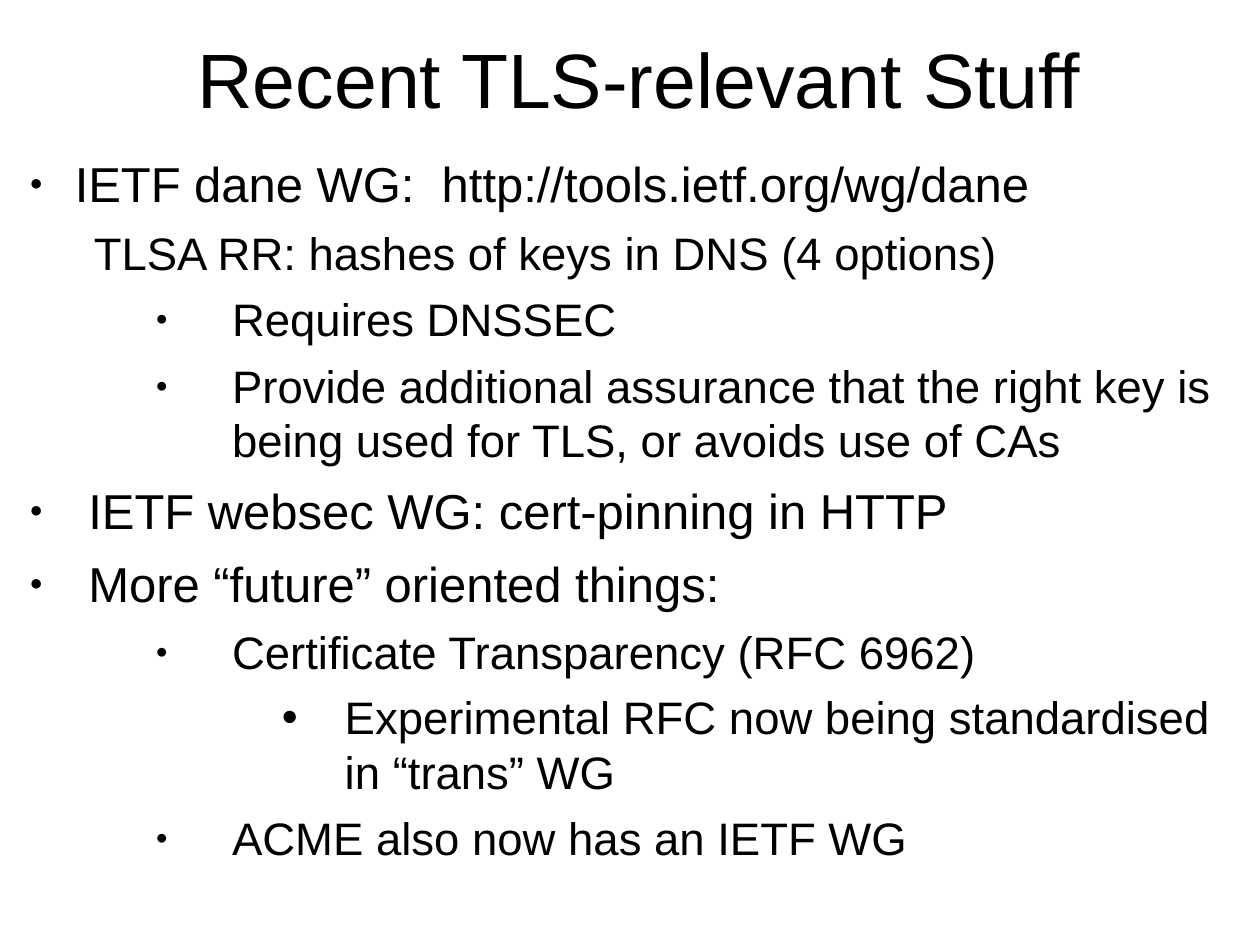
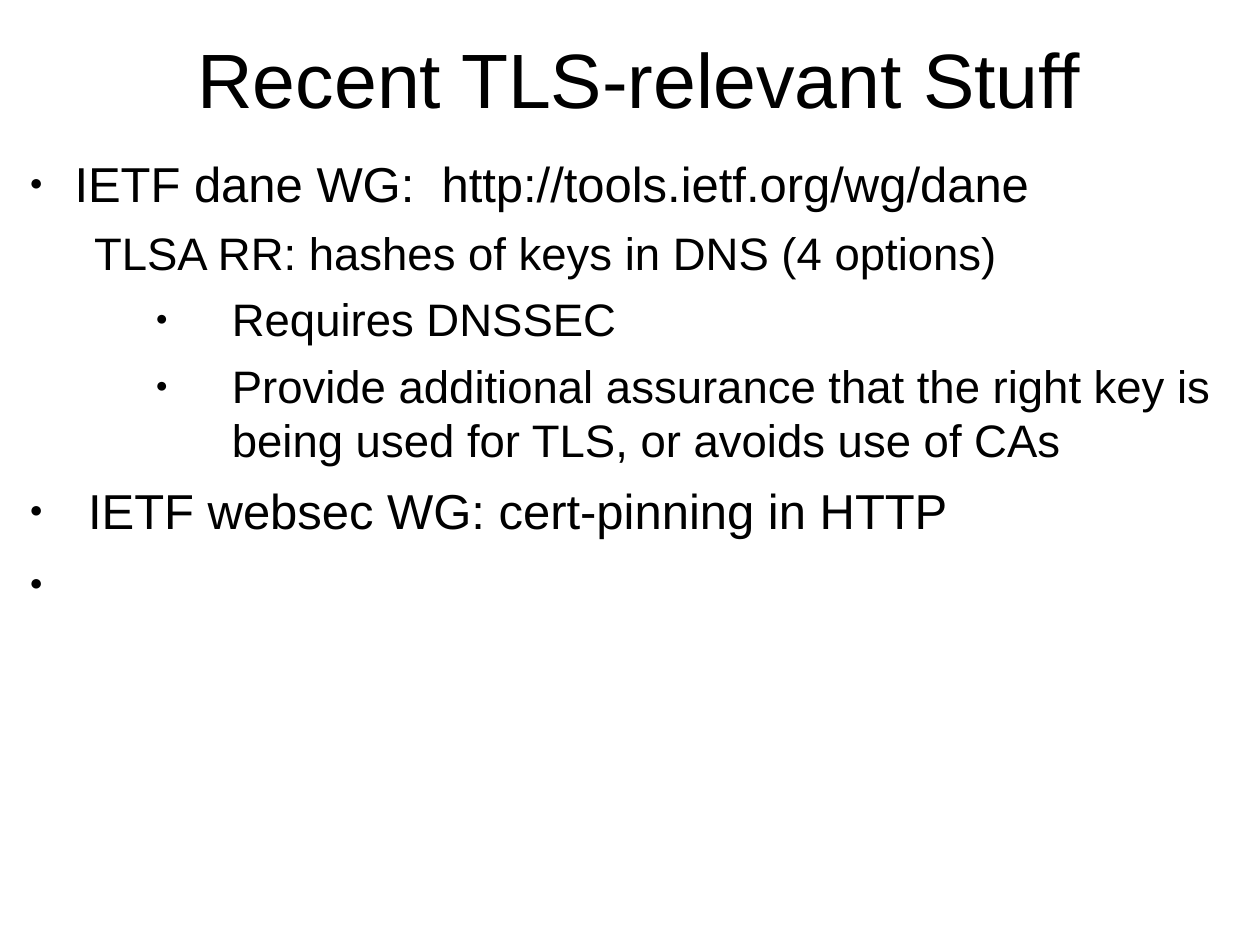
Before and after one commit to sftcd/cs7053, a slide deck: slide 67 of 2016lectures/06-protocols.ppt (slide 65 before the commit). Drawn at 1260x945 pixels with LibreOffice and Linux fonts; fonts in the diff are those of the drawing. Boxes give left, top, right and bottom in pixels: in the first picture for what was removed or moved away, otherwise in the second. Text is boxed around its words. In the diff, an @@ line names an element or a change of style, - is before the commit and + after.

```diff
--- a/2016lectures/06-protocols.ppt
+++ b/2016lectures/06-protocols.ppt
@@ text "IETF dane WG: http://tools.ietf.org/wg/dane" at <box>75,166,1210,539</box>: indent changed @@
@@ text at <box>88,566,1209,856</box>: paragraphs removed @@
-● More “future” oriented things:
-  ● Certificate Transparency (RFC 6962)
-    • Experimental RFC now being standardised in “trans” WG
-  ● ACME also now has an IETF WG
```
Also in this commit, not shown: 14 other slides changed, 2 slides added.
